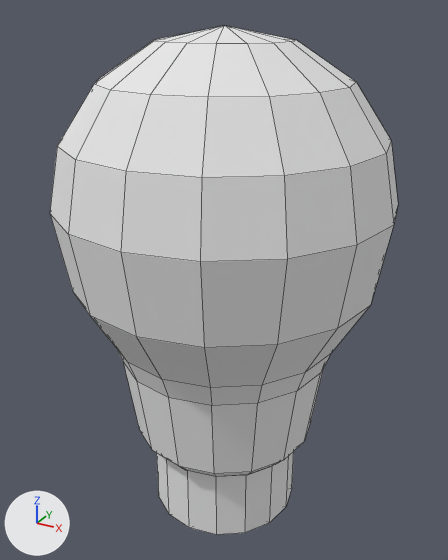
What one commit did to the OBJ model assets/engine_assets/light/light.obj.
Before and after are seen from a 50 mm camera at (1.08, -1.97, 0.984) aimed at (-0.017, 0.024, -0.013). Every picture has the same lights, and +X, +Y and +Z are marked at lower left. The picture after the commit comes second. Mesh edges are drawn as thin lines. Where no turn or scale is listed for an object, it has been applied to the vertices.
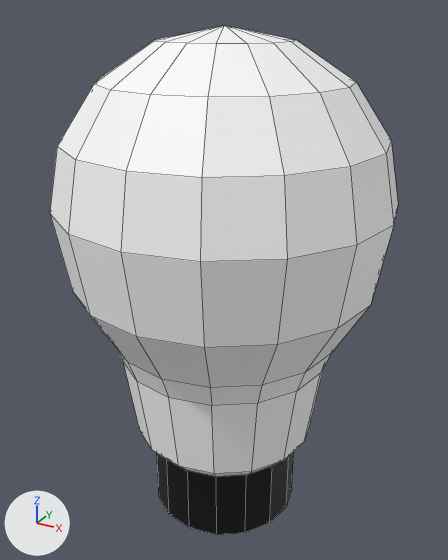
The newer file is also rescaled (x0.571), turned or shifted as a whole; pictures and numbers use the older file's frame.

Location of each change, [x1, y1, x2, y2] in pixels of the pictures (448 x 560 px):
'Sphere', surface changed: [50, 26, 397, 534] in both

What the commit changed:
Picture 'light.png' (img_light_png) is new.
In material 'Material.001' (mat_material_001), base_color is no longer (0.8, 0.8, 0.8), white #e7e7e7.
In material 'Material.001' (mat_material_001), roughness goes from 1.0 to 0.5.
In material 'Material.001' (mat_material_001), texture is now set to img_light_png.
